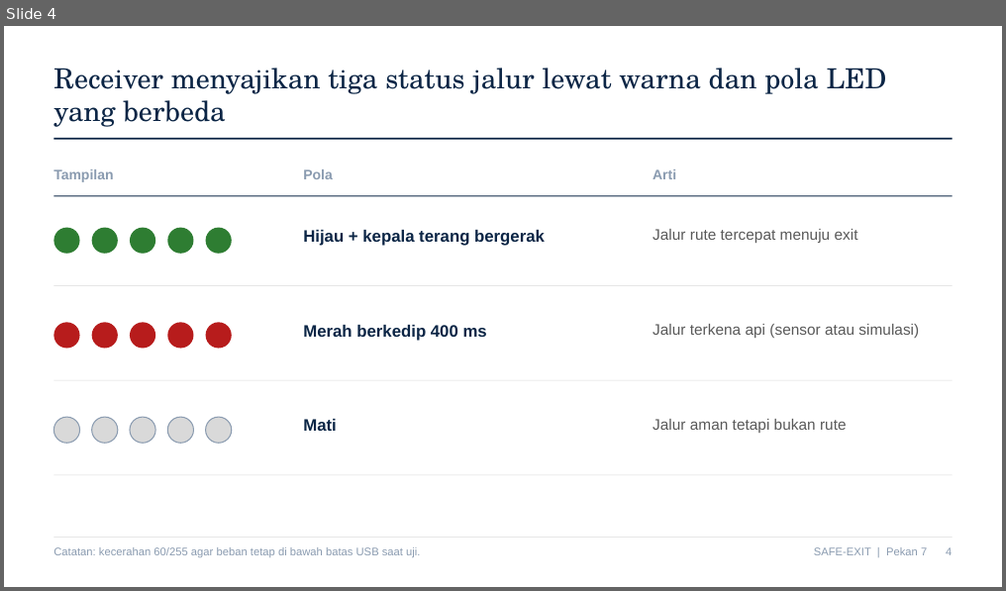
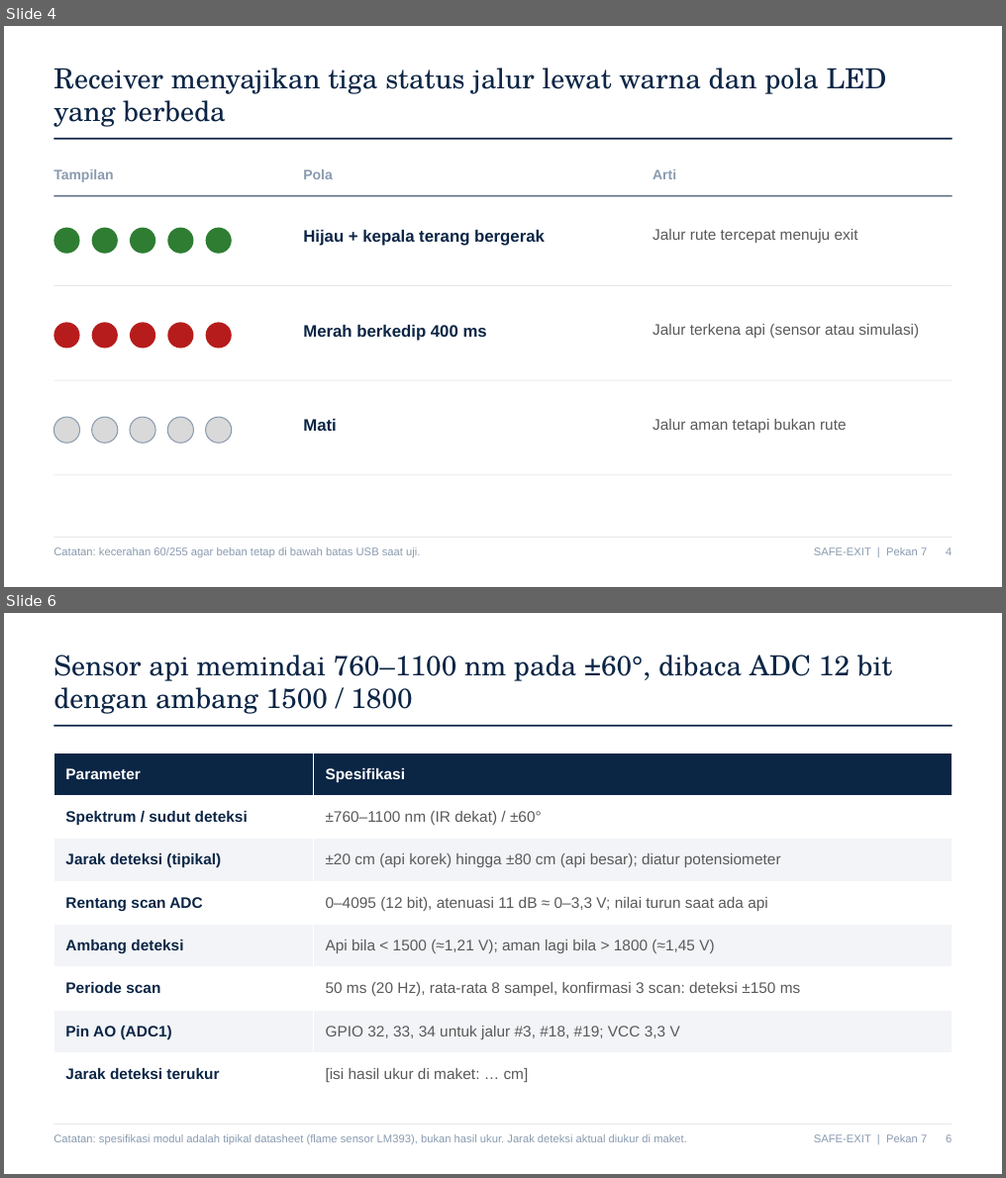
Before and after one commit to aryawiandra/despro-2, a slide deck: Week7/PPT_SAFE-EXIT_Pekan7_Kelompok21_MBB.pptx. Shown one above the other, each under a label of ours: slide 4 before the commit, slides 4 and 6 after it; the slides between them are not shown. The pictures are 1006x591 and 1006x1178 pixels, drawn with LibreOffice and Linux fonts; fonts in the diff are those of the drawing. Boxes give left, top, right and bottom in pixels: in the first picture for what was removed or moved away, otherwise in the second. Text is boxed around its words. In the diff, an @@ line names an element or a change of style, - is before the commit and + after.

```diff
--- a/Week7/PPT_SAFE-EXIT_Pekan7_Kelompok21_MBB.pptx
+++ b/Week7/PPT_SAFE-EXIT_Pekan7_Kelompok21_MBB.pptx
@@ slide 6 added at [4, 613, 1002, 1174], background #FFFFFF @@
@@ text added at [54, 655, 892, 714], 20 pt, text #0B2545 @@
+Sensor api memindai 760–1100 nm pada ±60°, dibaca ADC 12 bit dengan ambang 1500 / 1800
@@ rectangle added at [54, 725, 952, 727], fill #0B2545 @@
@@ table added at [54, 753, 952, 1096], 8 rows, 2 columns @@
+Parameter | Spesifikasi
+Spektrum / sudut deteksi | ±760–1100 nm (IR dekat) / ±60°
+Jarak deteksi (tipikal) | ±20 cm (api korek) hingga ±80 cm (api besar); diatur potensiometer
+Rentang scan ADC | 0–4095 (12 bit), atenuasi 11 dB ≈ 0–3,3 V; nilai turun saat ada api
+Ambang deteksi | Api bila < 1500 (≈1,21 V); aman lagi bila > 1800 (≈1,45 V)
+Periode scan | 50 ms (20 Hz), rata-rata 8 sampel, konfirmasi 3 scan: deteksi ±150 ms
+Pin AO (ADC1) | GPIO 32, 33, 34 untuk jalur #3, #18, #19; VCC 3,3 V
+Jarak deteksi terukur | [isi hasil ukur di maket: … cm]
@@ rectangle added at [54, 1124, 952, 1125], fill #D9D9D9 @@
@@ text added at [54, 1135, 687, 1145], 8 pt, text #8A9BB0 @@
+Catatan: spesifikasi modul adalah tipikal datasheet (flame sensor LM393), bukan hasil ukur. Jarak deteksi aktual diukur di maket.
@@ text added at [814, 1135, 951, 1143], 8 pt, text #8A9BB0 @@
+SAFE-EXIT | Pekan 7 6
```
Also in this commit, not shown: 4 slides changed, 2 other files.
